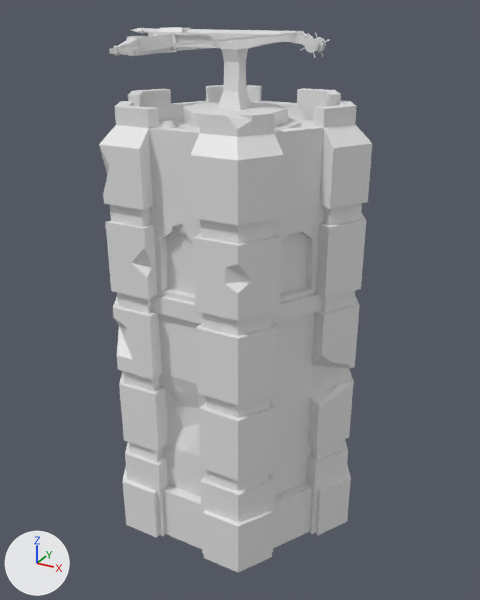
The FBX model Models/FBX/Ballista Tower L1.fbx as it was, and as the next commit left it.
Both versions are drawn from a camera (50 mm lens) standing at (2.65, -4.73, 4.38) and looking at (0.05, -0.02, 2.02). Lighting does not change. The marker at lower left points along +X, +Y and +Z. Where no turn or scale is listed for an object, it has been applied to the vertices.

In view in the first picture: 'BIKarrow', 'Ballista', 'Ballista Tower', 'RotatePad'.
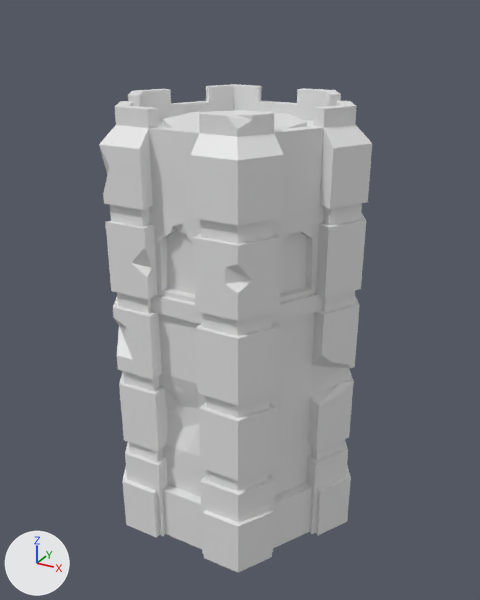
The newer file is also rescaled (x0.804) as a whole; pictures and numbers use the older file's frame.

Pixel boxes [x1, y1, x2, y2] of what changed, in the pictures (480 x 600 px):
'Ballista', deleted: before [109, 27, 330, 127]
'RotatePad', mesh rescaled: before [170, 117, 301, 130]; after [162, 110, 307, 130]
'BIKarrow', deleted: before [131, 28, 300, 34]

The edits, one by one:
me_cylinder_001 has 17 vertices, 16 faces and spans x -0.483..0.483, y -0.483..0.483, z -0.125..-0.053.
me_cylinder_001 is used by ob_rotatepad; location (0.0, 0.0, 3.604).
me_cylinder_001 part 1: the whole mesh is scaled about its middle by 1.11, then moved by (-0.009, 0.0, 0.004).
Object 'Ballista' (ob_ballista) is deleted.
Object 'BIKarrow' (ob_bikarrow) is deleted.
